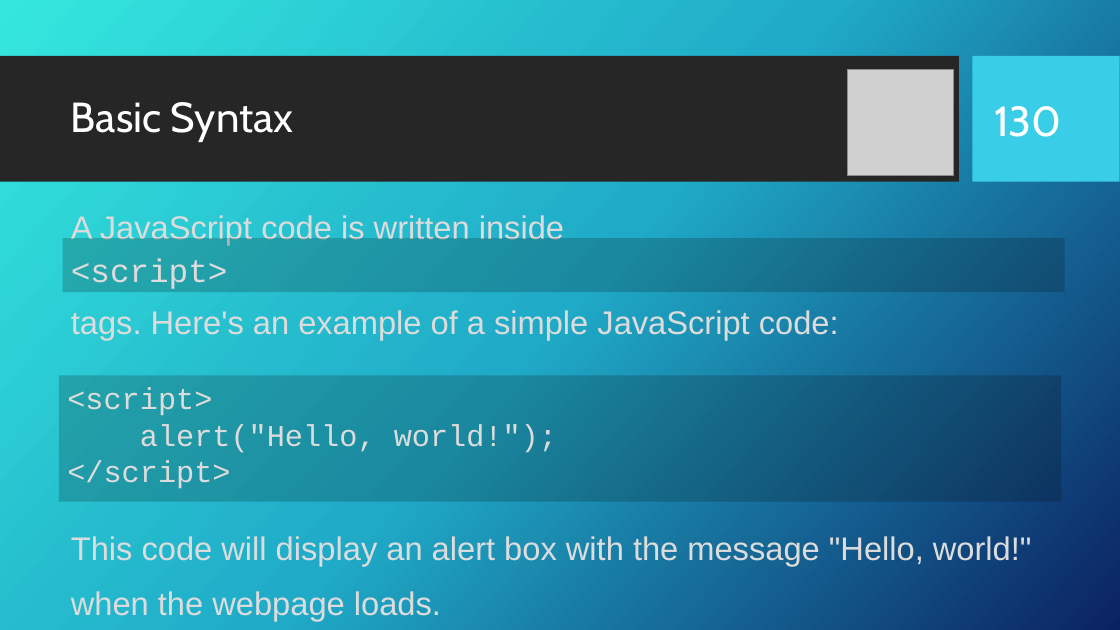
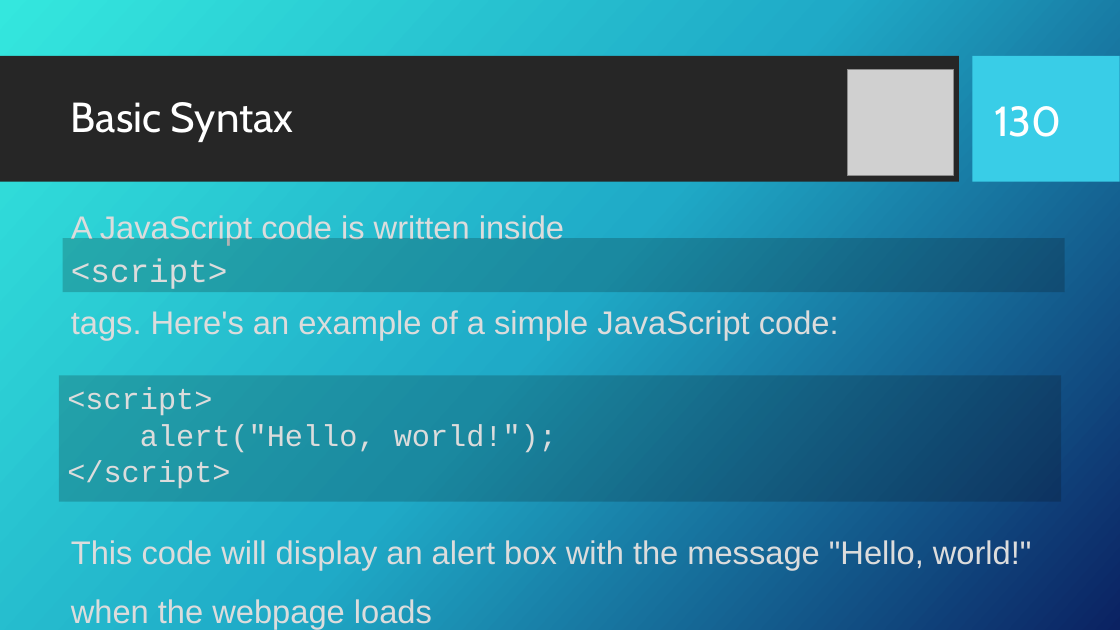
Before and after one commit to KurtAbraham/CS451, a slide deck: slide 130 of CS 451-KAbraham-Internet Technologies Tutorials.pptx. Drawn at 1120x630 pixels with LibreOffice and Linux fonts; fonts in the diff are those of the drawing; grey boxes stand for pictures; background and template pictures are left out. Boxes give left, top, right and bottom in pixels: in the first picture for what was removed or moved away, otherwise in the second. Text is boxed around its words. In the diff, an @@ line names an element or a change of style, - is before the commit and + after.

```diff
--- a/CS 451-KAbraham-Internet Technologies Tutorials.pptx
+++ b/CS 451-KAbraham-Internet Technologies Tutorials.pptx
@@ text at (71,540,1032,629): text changed @@
-This code will display an alert box with the message "Hello, world!" when the webpage loads.
+This code will display an alert box with the message "Hello, world!" when the webpage loads
```
Also in this commit, not shown: 14 other slides changed, 16 slides added, 1 other file.
